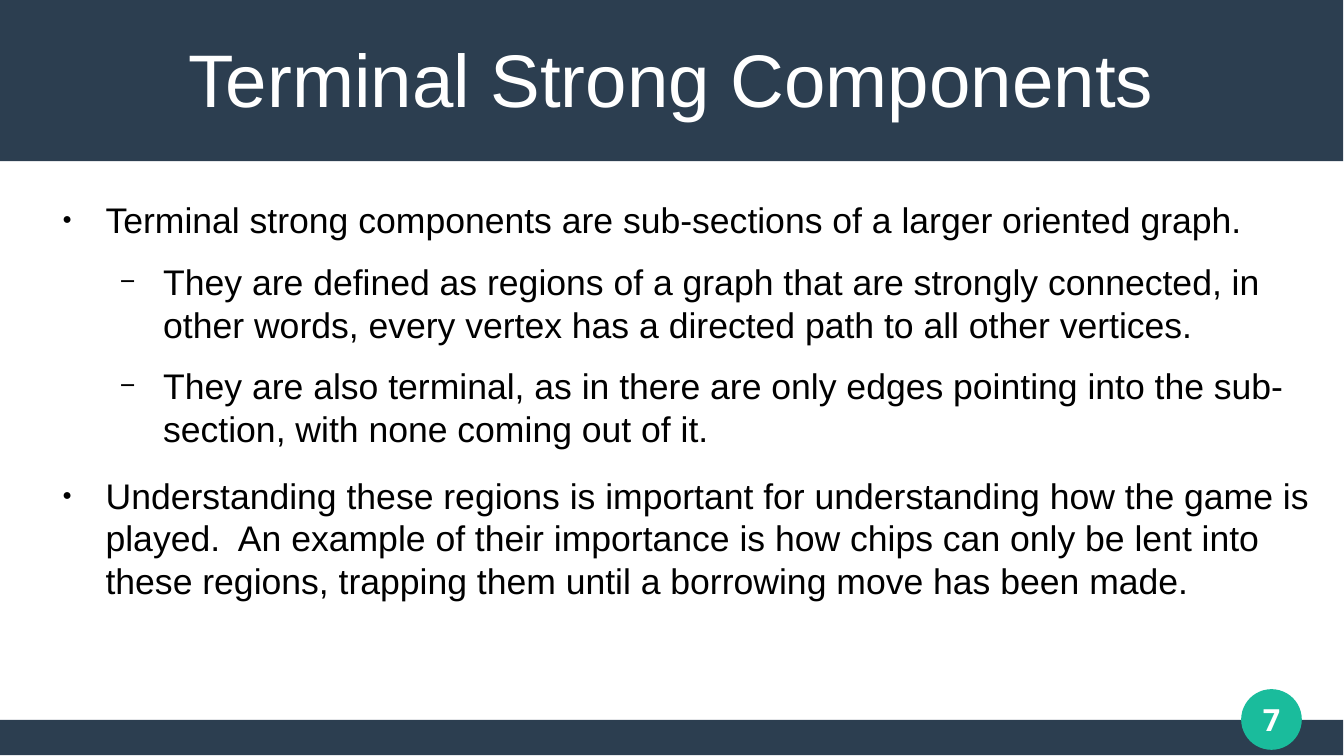
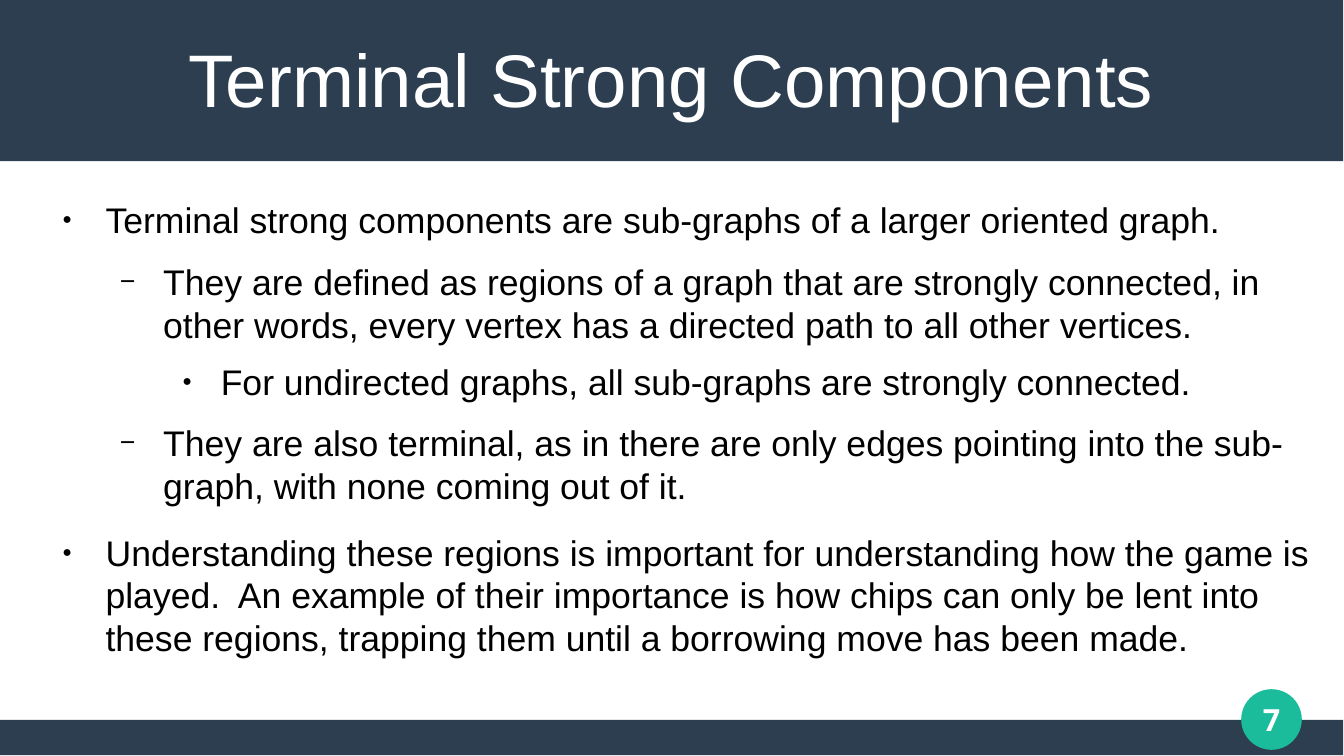
Before and after one commit to matthew-pisano/ChipFiring, a slide deck: slide 7 of Docs/JMMPresentation.pptx. Drawn at 1344x756 pixels with LibreOffice and Linux fonts; fonts in the diff are those of the drawing. Boxes give left, top, right and bottom in pixels: in the first picture for what was removed or moved away, otherwise in the second. Text is boxed around its words. In the diff, an @@ line names an element or a change of style, - is before the commit and + after.

```diff
--- a/Docs/JMMPresentation.pptx
+++ b/Docs/JMMPresentation.pptx
@@ text at <box>106,207,1220,240</box>: text changed @@
-● Terminal strong components are sub-sections of a larger oriented graph.
+● Terminal strong components are sub-graphs of a larger oriented graph.
@@ text at <box>163,369,1283,506</box>: text changed @@
-  − They are also terminal, as in there are only edges pointing into the sub-section, with none coming out of it.
+    ● For undirected graphs, all sub-graphs are strongly connected.
+  − They are also terminal, as in there are only edges pointing into the sub-graph, with none coming out of it.
```
Also in this commit, not shown: 6 other slides changed, 1 slide added, 11 other files.
